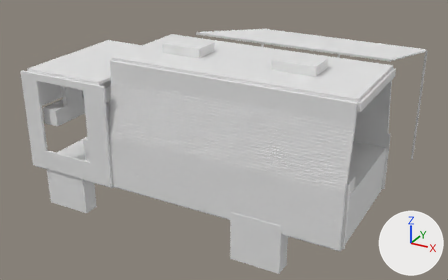
Before and after pictures for a commit that changed the OBJ model v2-real/model.obj.
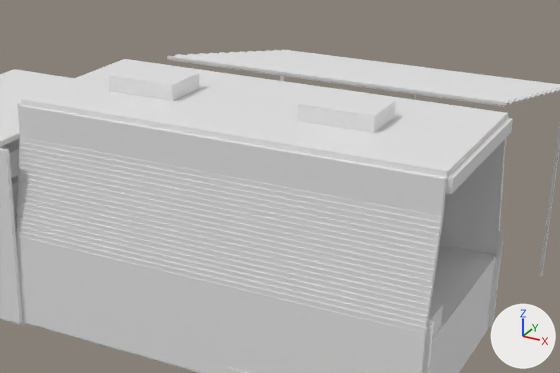
Each version is shown whole from a 50 mm camera at (5.2, -7.98, 4.18) aimed at (0.82, -0.03, 0.2), then close up on the part from 22% to 94% of the width and 0% to 77% of the height. The lights are fixed; the arrows at lower right show +X, +Y and +Z. The first two pictures are the older version. Where no turn or scale is listed for an object, it has been applied to the vertices. Vertices at exactly the same position are counted once.

The older version as bpy lines, for what is in view:
```python
me_model = bpy.data.meshes.new('model')
me_model.from_pydata(...)  # 3238 vertices, 3158 faces; spans x -1.5..3.43, y -1.87..2.45, z -0.61..1.98
# before: 2475 (2.2, -0.19, 1.81), 2476 (2.2, -1.64, 1.81) at pixel (277, 148), 2479 (2.2, -0.19, 1.85) at pixel (358, 91), 2480 (2.2, -1.64, 1.85) at pixel (278, 142), 2482 (2.6, -0.19, 1.81)
# before: 2483 (2.6, -1.64, 1.81) at pixel (331, 157), 2484 (2.6, -0.19, 1.85) at pixel (406, 98), 2487 (2.6, -1.64, 1.85) at pixel (332, 151), 2488 (2.6, -0.72, 1.81), 2489 (2.2, -0.72, 1.81)
# before: 2490 (2.6, -0.72, 1.85), 2491 (2.2, -0.72, 1.85), 2492 (2.2, -1.12, 1.81), 2493 (2.6, -1.12, 1.81), 2494 (2.2, -1.12, 1.85) at pixel (309, 122)
# before: 2495 (2.6, -1.12, 1.85) at pixel (361, 130)
ob_model = bpy.data.objects.new('model', me_model)
ob_model.location = (0.0, 0.0, 0.0)
```
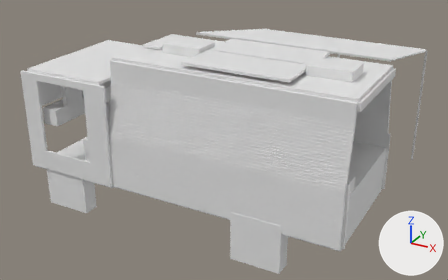
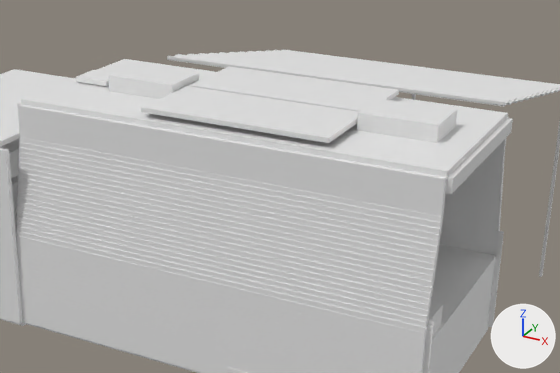
What differs and where, as boxes [x1, y1, x2, y2] in the close-ups (560 x 373 px; the box of a moved part takes in the faces that stretch with it):
part 1 of me_model, added
    after: [76, 70, 113, 86]
part 2 of me_model, added
    after: [188, 66, 399, 112]
part 3 of me_model, added
    after: [141, 86, 359, 143]
part 4 of me_model, moved or reshaped
    before: [298, 90, 395, 133]
    after: [357, 98, 457, 143]
part 5 of me_model, moved or reshaped
    before: [125, 72, 507, 177]
    after: [125, 97, 507, 177]

Diff of the bpy script that builds the scene:
```diff
--- a/v2-real/model.obj.py
+++ b/v2-real/model.obj.py
@@ me_model @@
 # used by ob_model
 # verts and faces of me_model; kept vertices keep their numbers, new ones are numbered from 3238
-me_model.from_pydata(...)  # 3238 vertices, 3158 faces; spans x -1.5..3.43, y -1.87..2.45, z -0.61..1.98
+me_model.from_pydata(...)  # 3262 vertices, 3176 faces; spans x -1.5..3.43, y -1.87..2.45, z -0.61..1.98
+# me_model part 1: a new loose piece, a box spanning x 0.09..0.389, y -1.046..-0.787, z 1.861..1.9
+# me_model part 2: a new loose piece, a box spanning x 1.068..2.553, y -0.906..-0.238, z 1.891..1.926
+# me_model part 3: a new loose piece, a box spanning x 1.068..2.553, y -1.594..-0.926, z 1.891..1.926
+# me_model part 4: the loose piece of 8 vertices spanning x 2.11..2.69, y -1.12..-0.71, z 1.85..1.98 is moved by (0.46, 0.0, 0.0)
+# me_model part 5
+for i in [2475, 2476, 2479, 2480, 2482, 2483, 2484, *range(2487, 2496)]: verts[i] += (0.46, 0.0, 0.0)
```
